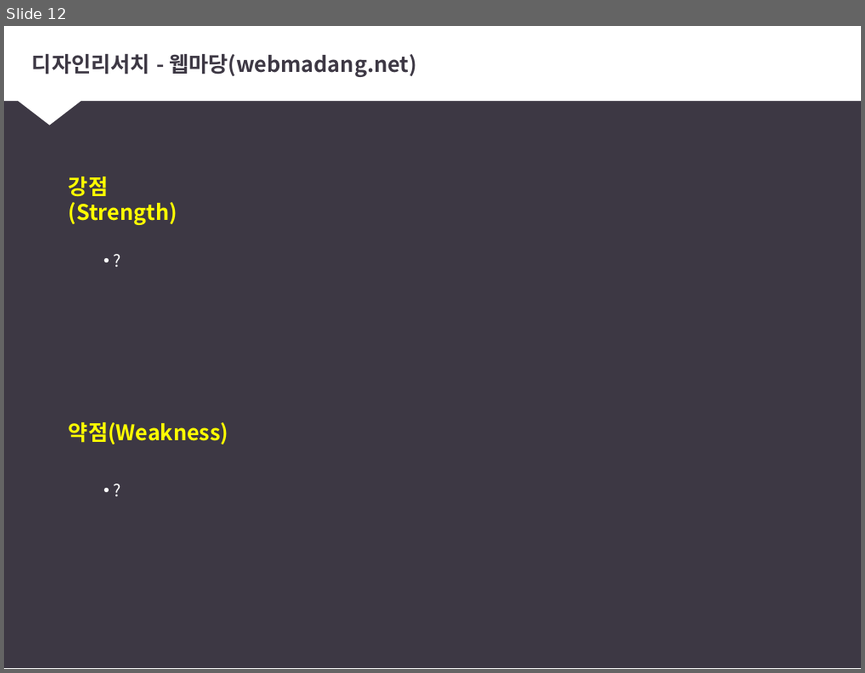
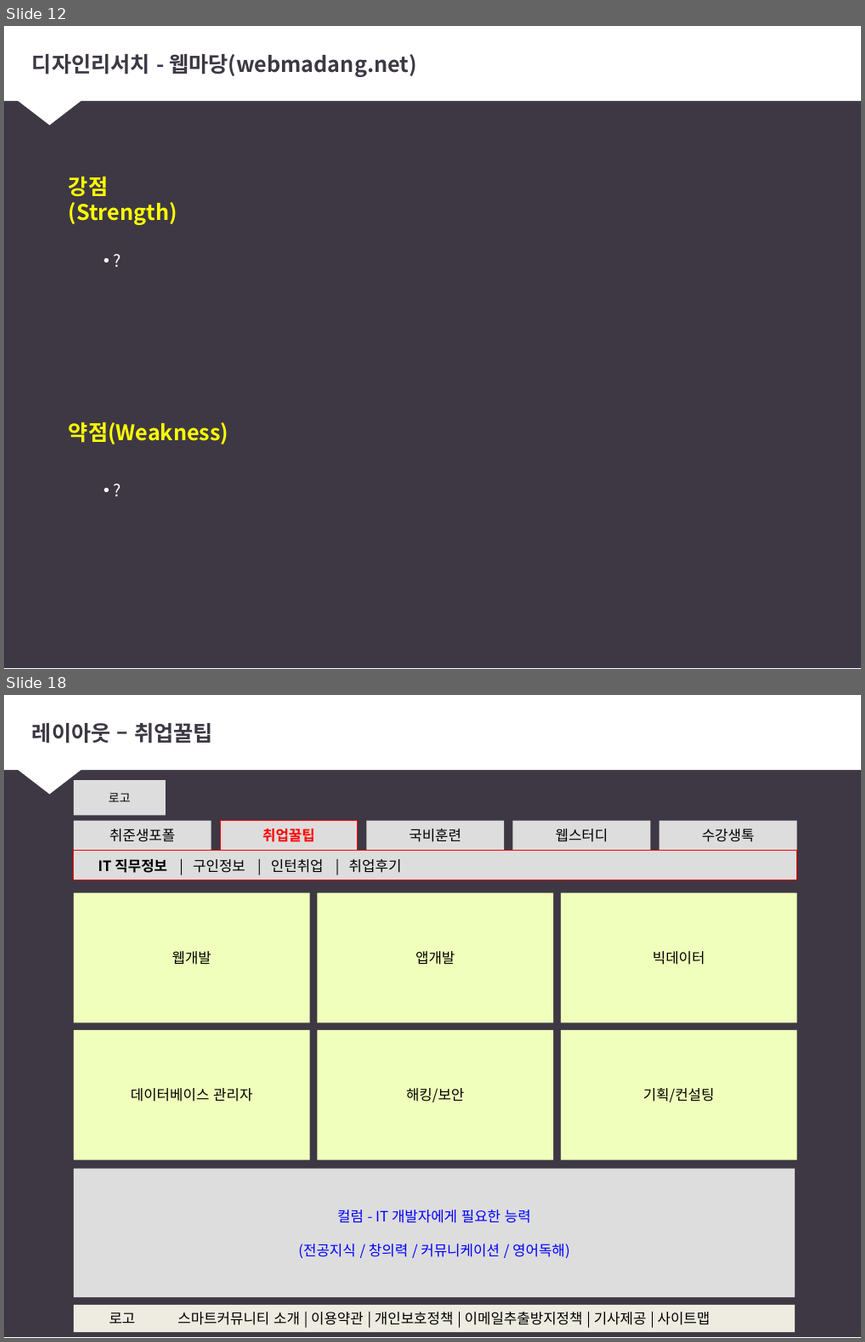
Before and after one commit to Jinseoyoung/uiux-1, a slide deck: study/프로토타입/스마트커뮤니티 - 기초데이터수집.pptx. Shown one above the other, each under a label of ours: slide 12 before the commit, slides 12 and 18 after it; the slides between them are not shown. The pictures are 865x673 and 865x1342 pixels, drawn with LibreOffice and Linux fonts; fonts in the diff are those of the drawing. Boxes give left, top, right and bottom in pixels: in the first picture for what was removed or moved away, otherwise in the second. Text is boxed around its words. In the diff, an @@ line names an element or a change of style, - is before the commit and + after.

```diff
--- a/study/프로토타입/스마트커뮤니티 - 기초데이터수집.pptx
+++ b/study/프로토타입/스마트커뮤니티 - 기초데이터수집.pptx
@@ slide 18 added at [4,695,861,1338], background #FFFFFF; not listed: 3 template elements that a slide beside it also shows @@
@@ title added at [32,723,213,743], 18 pt, text #3D3844, bold @@
+레이아웃 – 취업꿀팁
@@ rectangle added at [74,780,166,815], fill #DDDDDD, 10 pt, text #000000 @@
+로고
@@ rectangle added at [74,821,211,851], fill #DDDDDD, 12 pt, text #000000 @@
+취준생포폴
@@ rectangle added at [220,821,358,851], fill #DDDDDD, outline #FF0000 0.75 pt, 12 pt, text #FF0000, bold @@
+취업꿀팁
@@ rectangle added at [366,821,505,851], fill #DDDDDD, 12 pt, text #000000 @@
+국비훈련
@@ rectangle added at [513,821,651,851], fill #DDDDDD, 12 pt, text #000000 @@
+웹스터디
@@ rectangle added at [659,821,797,851], fill #DDDDDD, 12 pt, text #000000 @@
+수강생톡
@@ rectangle added at [74,850,796,880], fill #DDDDDD, outline #FF0000 0.75 pt, 12 pt, text #000000 @@
+IT 직무정보 | 구인정보 | 인턴취업 | 취업후기
@@ rectangle added at [74,893,310,1023], fill #F0FFBB, 12 pt, text #000000 @@
+웹개발
@@ rectangle added at [317,893,553,1023], fill #F0FFBB, 12 pt, text #000000 @@
+앱개발
@@ rectangle added at [561,893,797,1023], fill #F0FFBB, 12 pt, text #000000 @@
+빅데이터
@@ rectangle added at [74,1030,310,1160], fill #F0FFBB, 12 pt, text #000000 @@
+데이터베이스 관리자
@@ rectangle added at [317,1030,553,1160], fill #F0FFBB, 12 pt, text #000000 @@
+해킹/보안
@@ rectangle added at [561,1030,797,1160], fill #F0FFBB, 12 pt, text #000000 @@
+기획/컨설팅
@@ rectangle added at [74,1168,794,1297], fill #DDDDDD, 12 pt, text #0000FF @@
+컬럼 - IT 개발자에게 필요한 능력
+(전공지식 / 창의력 / 커뮤니케이션 / 영어독해)
@@ rectangle added at [74,1304,794,1332], fill #EEECE1 @@
@@ text added at [109,1312,136,1323], 12 pt, text #000000 @@
+로고
@@ text added at [177,1311,710,1325], 12 pt, text #000000 @@
+스마트커뮤니티 소개 | 이용약관 | 개인보호정책 | 이메일추출방지정책 | 기사제공 | 사이트맵
```
Also in this commit, not shown: 3 slides changed, 6 other slides added, 3 other files.
